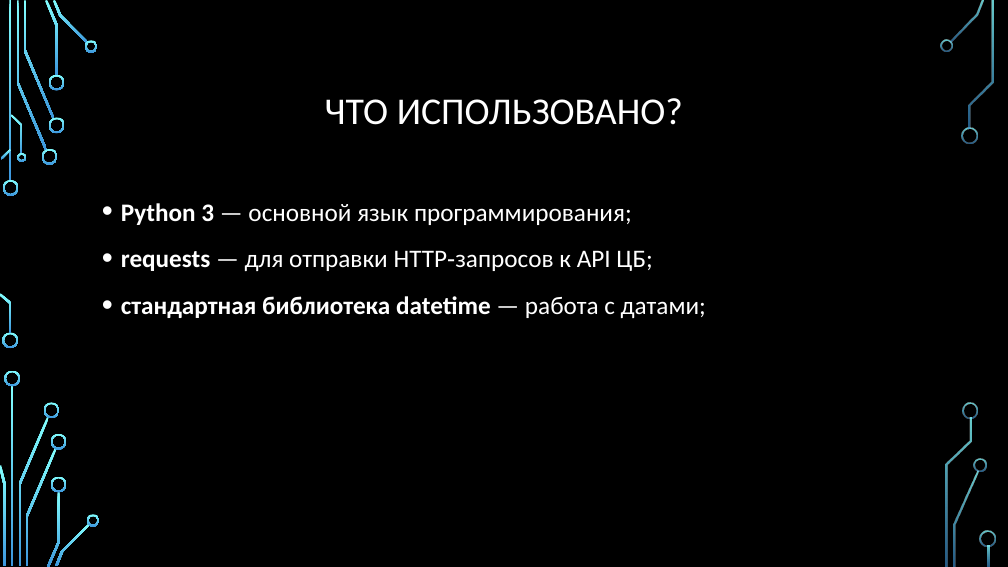
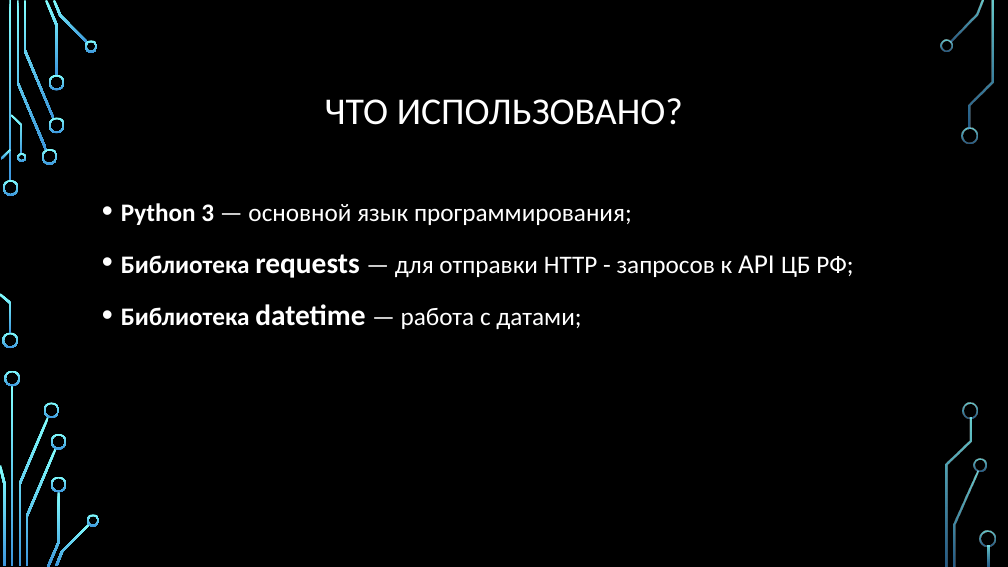
Before and after one commit to BlackPaganYT/Currency_Rates, a slide deck: slide 3 of Конвентатор валют.pptx. Drawn at 1008x567 pixels with LibreOffice and Linux fonts; fonts in the diff are those of the drawing; background and template pictures are left out. Boxes give left, top, right and bottom in pixels: in the first picture for what was removed or moved away, otherwise in the second. Text is boxed around its words. In the diff, an @@ line names an element or a change of style, - is before the commit and + after.

```diff
--- a/Конвентатор валют.pptx
+++ b/Конвентатор валют.pptx
@@ text at [121, 254, 853, 329]: text changed @@
-• requests — для отправки HTTP‑запросов к API ЦБ;
-• стандартная библиотека datetime — работа с датами;
+• Библиотека requests — для отправки HTTP - запросов к API ЦБ РФ;
+• Библиотека datetime — работа с датами;
```
Also in this commit, not shown: 6 other slides changed, 1 slide removed.
